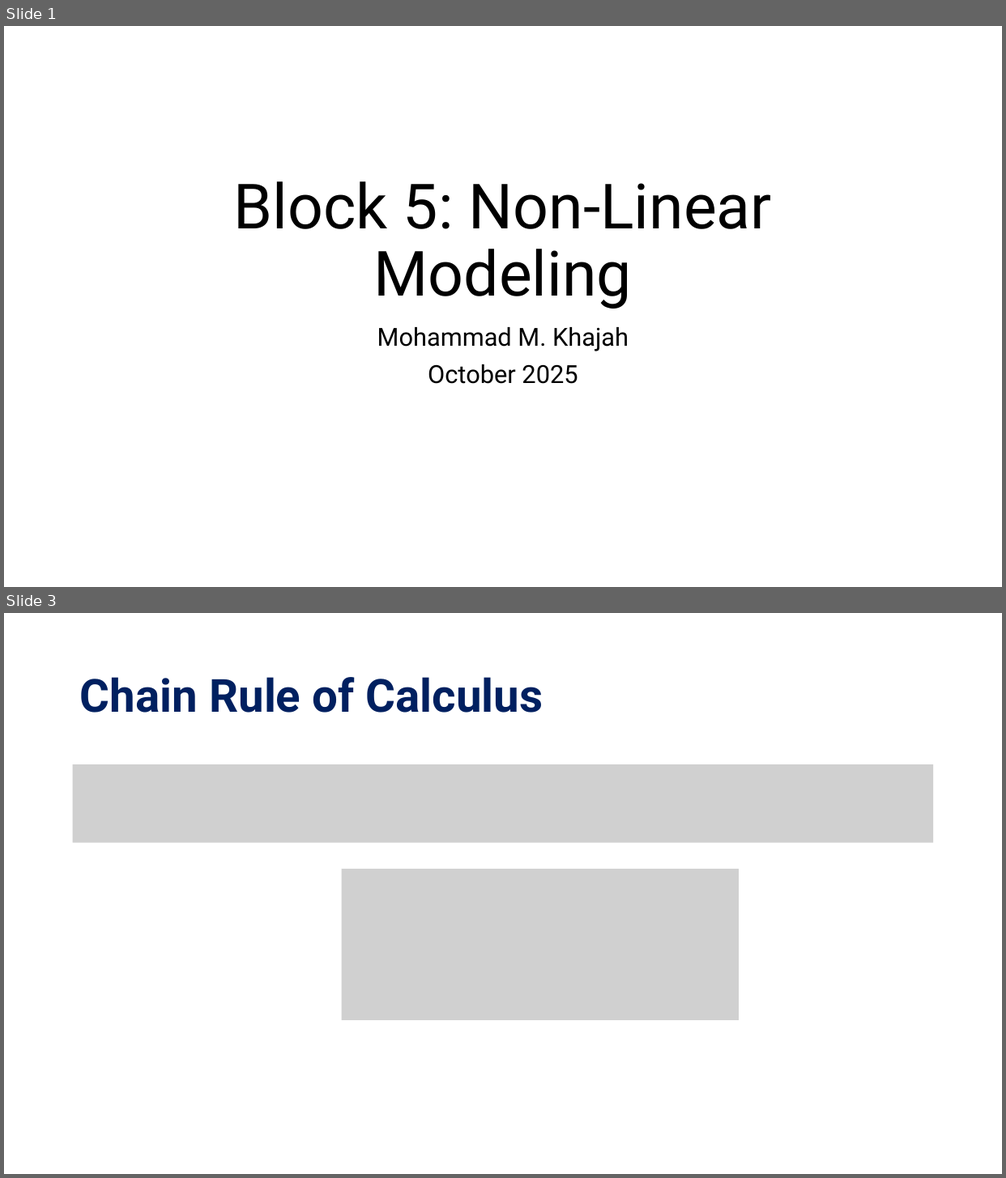
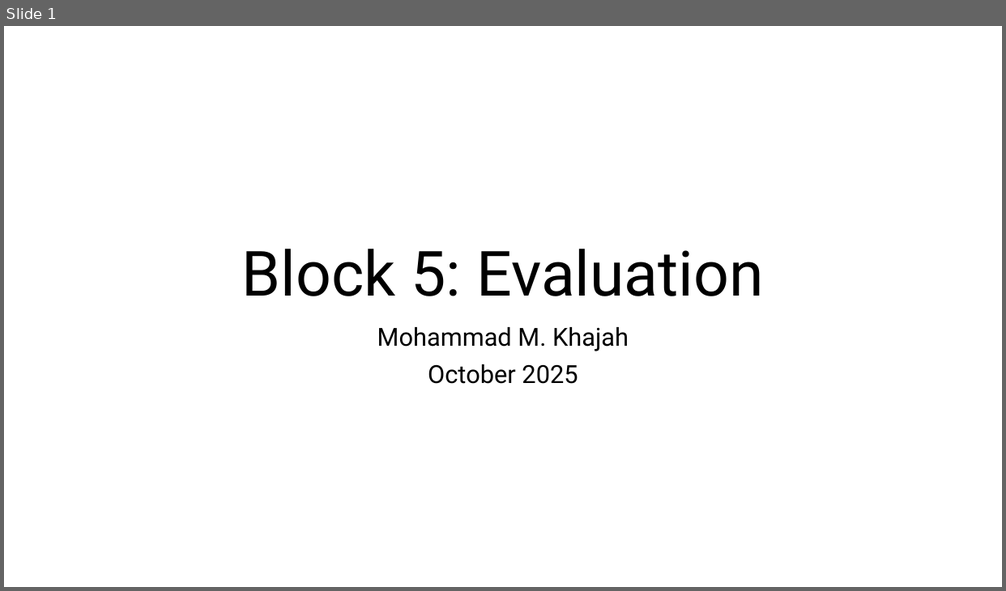
Before and after one commit to KISRDevelopment/python-ml-2025, a slide deck: slides/block5.pptx. Shown one above the other, each under a label of ours: slides 1 and 3 before the commit, slide 1 after it; the slides between them are not shown. The pictures are 1006x1178 and 1006x591 pixels, drawn with LibreOffice and Linux fonts; fonts in the diff are those of the drawing; grey boxes stand for pictures. Boxes give left, top, right and bottom in pixels: in the first picture for what was removed or moved away, otherwise in the second. Text is boxed around its words. In the diff, an @@ line names an element or a change of style, - is before the commit and + after.

Commit message:
complete evaluation block

```diff
--- a/slides/block5.pptx
+++ b/slides/block5.pptx
@@ slide 3 removed at (4,613,1002,1174), background #FFFFFF @@
@@ title removed at (80,677,543,713) @@
-Chain Rule of Calculus
@@ picture removed at (73,765,934,843) @@
@@ picture removed at (342,869,739,1020) @@
@@ slide 1 changed as well @@
@@ title at (242,249,764,297): text changed @@
-Block 5: Non-Linear Modeling
+Block 5: Evaluation
```
Also in this commit, not shown: 1 other slide changed, 3 slides added, 3 other slides removed, 4 other files.
